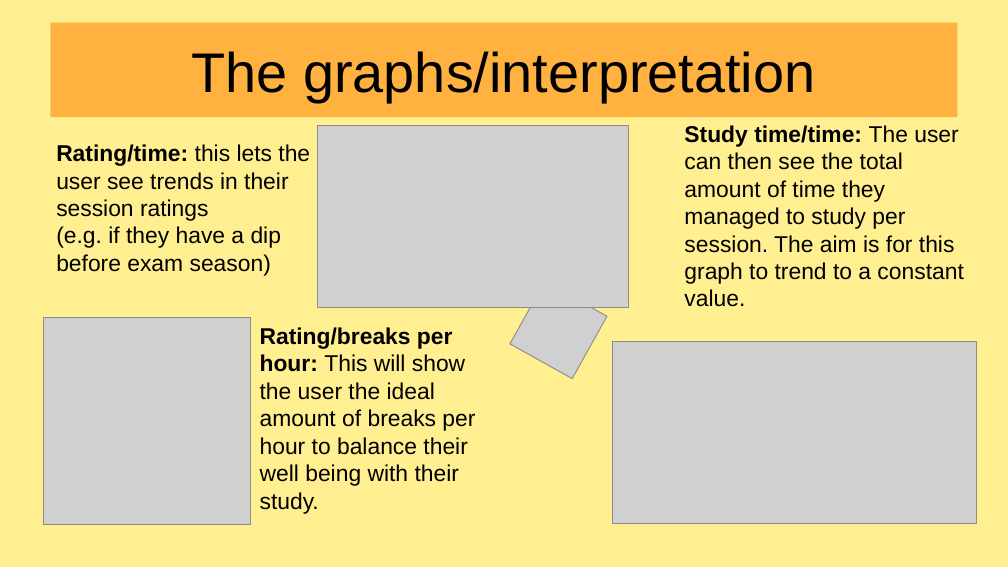
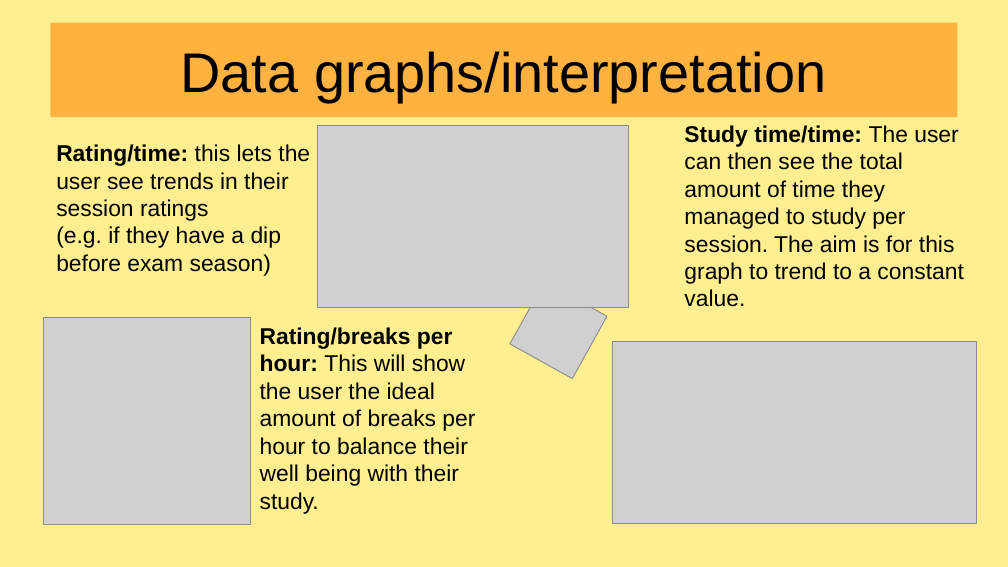
Before and after one commit to awedpotato767/Crazy-cat-people-WiT25, a slide deck: slide 5 of presentation.odp (slide 10 before the commit). Drawn at 1008x567 pixels with LibreOffice and Linux fonts; fonts in the diff are those of the drawing; grey boxes stand for pictures. Boxes give left, top, right and bottom in pixels: in the first picture for what was removed or moved away, otherwise in the second. Text is boxed around its words. In the diff, an @@ line names an element or a change of style, - is before the commit and + after.

```diff
--- a/presentation.odp
+++ b/presentation.odp
@@ title at box(181, 51, 826, 102): text changed @@
-The graphs/interpretation
+Data graphs/interpretation
```
Also in this commit, not shown: 4 other slides changed, 2 slides added, 5 other files.
